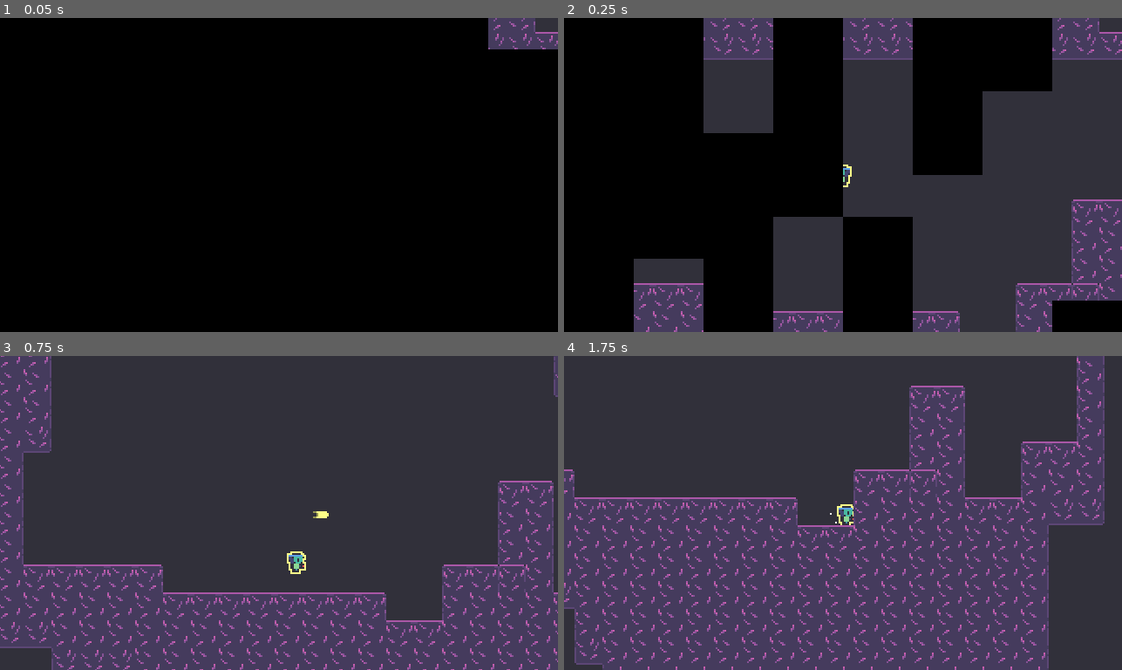
Above: before the commit, frames 1-4 (two rows, left to right).
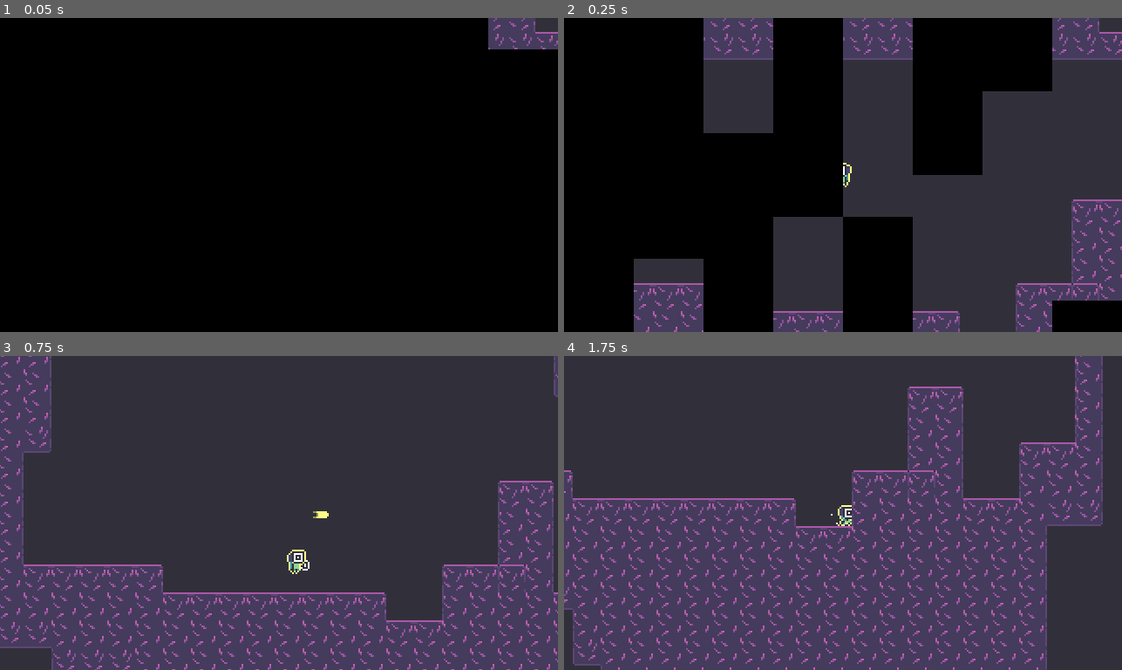
Above: after the commit, the same moments.

Repository: voithos/coloroid
Game: Godot game, scene res://scenes/levels/demo.tscn
The game is run twice, just before and just after one commit, with the same random seed, the same clock (stepped at 60 frames per second) and the same inputs. Sound files missing from this copy of the repository are replaced by a short silence.
Inputs:
- Up to frame 1 (0.05 s): no input
- Up to frame 2 (0.25 s): no input
- Up to frame 3 (0.75 s): tap Enter at 0.5 s; hold Right (move_right) from 0.53 s (still down); tap Z (attack) at 0.6 s
- Up to frame 4 (1.75 s): keep holding Right (move_right); tap Space (jump) at 0.77, 1.52 s; tap X (roll) at 0.8, 1.35 s; tap Z (attack) at 1.55 s

Frame 1 is identical in both runs. In frame 2, less than 0.1% of the frame differs, in the area x 50-52%, y 46-54%; in frame 3, 0.2%; in frame 4, 10%, in the area x 0-97%, y 0-100%.

Commit message:
Create idle and run animations.

Diff:
--- a/scenes/outline.tres
+++ b/scenes/outline.tres
@@ -11,12 +11,12 @@
     float size_x = 1.0 / float(textureSize(TEXTURE, 0).x);
     float size_y = 1.0 / float(textureSize(TEXTURE, 0).y);
     vec4 sprite_color = texture(TEXTURE, UV);
-    float alphascale = -8.0;
+    float alphascale = -4.0;
     if (skip_top) {
-        alphascale += 3.0;
+        alphascale += 1.0;
     }
     if (skip_bottom) {
-        alphascale += 3.0;
+        alphascale += 1.0;
     }
     float alpha = alphascale * sprite_color.a;
     alpha += texture(TEXTURE, UV + vec2(size_x, 0)).a;
@@ -27,21 +27,13 @@
     if (!skip_bottom) {
         alpha += texture(TEXTURE, UV + vec2(0, -size_y)).a;
     }
-    // Outline the corners
-    if (!skip_top) {
-        alpha += texture(TEXTURE, UV + vec2(size_x, size_y)).a;
-        alpha += texture(TEXTURE, UV + vec2(-size_x, size_y)).a;
-    }
-    if (!skip_bottom) {
-        alpha += texture(TEXTURE, UV + vec2(-size_x, -size_y)).a;
-        alpha += texture(TEXTURE, UV + vec2(size_x, -size_y)).a;
-    }
+
     vec4 final_color = mix(sprite_color, outline_color, clamp(alpha, 0.0, 1.0));
     COLOR = vec4(final_color.rgb, clamp(abs(alpha) + sprite_color.a, 0.0, 1.0));
 }"
 
 [resource]
 shader = SubResource( 1 )
-shader_param/outline_color = null
+shader_param/outline_color = Color( 1, 1, 1, 1 )
 shader_param/skip_top = false
 shader_param/skip_bottom = false
--- a/scenes/player.gd
+++ b/scenes/player.gd
@@ -58,6 +58,7 @@
 func _ready():
     randomize()
     add_to_group("player")
+    _duplicate_materials()
 
     _maybe_jump_to_checkpoint()
 
@@ -74,6 +75,10 @@
 
     is_controllable = true
     $animation.play("idle")
+
+func _duplicate_materials():
+    $sprite.material = $sprite.material.duplicate()
+    #$gunsprite.material = $gunsprite.material.duplicate()
 
 func _maybe_jump_to_checkpoint():
     if checkpoint_store.has_checkpoint():
@@ -118,9 +123,8 @@
 func fire():
     var projectile =  projectile_scene.instance()
     var invec = _get_8dir_input_vector()
-    projectile.fire(invec)
+    projectile.fire(invec, current_cidx, current_color)
     projectile.global_position = global_position
-    projectile.modulate = current_color
     _add_sibling_below(projectile)
 
 func roll(delta):
@@ -130,6 +134,7 @@
     velocity.x = ROLL_HORIZONTAL_VEL * (1 - 2*int(facing_left))
     roll_timer = 0.0
     _set_color(colors.CWHITE)
+    $gunsprite.hide()
     if is_on_floor():
         _create_dust(false)
 
@@ -146,6 +151,7 @@
     is_rolling = false
     is_controllable = true
     $animation.play('idle')
+    $gunsprite.show()
     _maybe_pick_random_color()
 
 func _maybe_pick_random_color():
@@ -171,9 +177,11 @@
         squash_stretch_scale.x = lerp(squash_stretch_scale.x, 1.0, lerp_val)
         squash_stretch_scale.y = lerp(squash_stretch_scale.y, 1.0, lerp_val)
     $sprite.scale = squash_stretch_scale
+    $gunsprite.scale = squash_stretch_scale
 
 func _update_shader_params():
     $sprite.material.set_shader_param('outline_color', current_color)
+    #$gunsprite.material.set_shader_param('outline_color', current_color)
     # These don't work correctly
     #$sprite.material.set_shader_param('skip_top', is_on_ceiling())
     #$sprite.material.set_shader_param('skip_bottom', is_on_floor())
@@ -310,6 +318,7 @@
 
 func _update_sprite_flip():
     $sprite.flip_h = facing_left
+    $gunsprite.flip_h = facing_left
 
 func _walk_sfx(delta):
     if !is_on_floor() or !is_moving:
--- a/scenes/player.tscn
+++ b/scenes/player.tscn
@@ -1,9 +1,10 @@
-[gd_scene load_steps=10 format=2]
+[gd_scene load_steps=11 format=2]
 
 [ext_resource path="res://scenes/player_camera.gd" type="Script" id=1]
 [ext_resource path="res://assets/player/player.png" type="Texture" id=2]
 [ext_resource path="res://scenes/player.gd" type="Script" id=3]
 [ext_resource path="res://scenes/outline.tres" type="Material" id=4]
+[ext_resource path="res://assets/player/player_gun.png" type="Texture" id=5]
 
 [sub_resource type="Animation" id=2]
 length = 0.001
@@ -46,6 +47,9 @@
 
 [sub_resource type="Animation" id=3]
 resource_name = "idle"
+length = 0.666667
+loop = true
+step = 0.0833333
 tracks/0/type = "value"
 tracks/0/path = NodePath("sprite:texture")
 tracks/0/interp = 1
@@ -65,10 +69,10 @@
 tracks/1/imported = false
 tracks/1/enabled = true
 tracks/1/keys = {
-"times": PoolRealArray( 0 ),
-"transitions": PoolRealArray( 1 ),
+"times": PoolRealArray( 0, 0.5, 0.666667 ),
+"transitions": PoolRealArray( 1, 1, 1 ),
 "update": 0,
-"values": [ Vector2( 0, 0 ) ]
+"values": [ Vector2( 0, 0 ), Vector2( 3, 0 ), Vector2( 3, 0 ) ]
 }
 
 [sub_resource type="Animation" id=5]
@@ -127,6 +131,9 @@
 
 [sub_resource type="Animation" id=4]
 resource_name = "run"
+length = 0.75
+loop = true
+step = 0.0833333
 tracks/0/type = "value"
 tracks/0/path = NodePath("sprite:texture")
 tracks/0/interp = 1
@@ -146,19 +153,23 @@
 tracks/1/imported = false
 tracks/1/enabled = true
 tracks/1/keys = {
-"times": PoolRealArray( 0 ),
-"transitions": PoolRealArray( 1 ),
+"times": PoolRealArray( 0, 0.666667, 0.75 ),
+"transitions": PoolRealArray( 1, 1, 1 ),
 "update": 0,
-"values": [ Vector2( 0, 1 ) ]
+"values": [ Vector2( 0, 1 ), Vector2( 8, 1 ), Vector2( 8, 1 ) ]
 }
 
 [node name="player" type="KinematicBody2D"]
 collision_mask = 2
 script = ExtResource( 3 )
 
+[node name="gunsprite" type="Sprite" parent="."]
+texture = ExtResource( 5 )
+
 [node name="sprite" type="Sprite" parent="."]
 material = ExtResource( 4 )
 texture = ExtResource( 2 )
+hframes = 9
 vframes = 4
 
 [node name="animation" type="AnimationPlayer" parent="."]
@@ -169,7 +180,7 @@
 anims/run = SubResource( 4 )
 
 [node name="shape" type="CollisionPolygon2D" parent="."]
-polygon = PoolVector2Array( -2, 6, 2, 6, 2, 4, 4, 4, 4, -4, -3, -4, -3, 4, -2, 4 )
+polygon = PoolVector2Array( -3, 6, 3, 6, 3, -5, -3, -5 )
 
 [node name="player_camera" type="Camera2D" parent="."]
 current = true
--- a/scenes/projectile.gd
+++ b/scenes/projectile.gd
@@ -5,10 +5,13 @@
 
 var velocity = Vector2.ZERO
 var distance = 0.0
+var current_cidx = 0
 
-func fire(vel: Vector2):
+func fire(vel: Vector2, cidx: int, color: Color):
     velocity = vel
     rotation = vel.angle()
+    current_cidx = cidx
+    modulate = color
 
 func _physics_process(delta):
     position += velocity * speed * delta
@@ -16,10 +19,10 @@
     if distance > projectile_range:
         queue_free()
 
-func _on_hitbox_area_entered(area):
+func _on_hitbox_area_entered(_area):
     _explode()
 
-func _on_hitbox_body_entered(body):
+func _on_hitbox_body_entered(_body):
     _explode()
 
 func _explode():
Binary file changed: assets/player/player.aseprite
Binary file changed: assets/player/player.png
Binary file added: assets/player/player_gun.aseprite
Binary file added: assets/player/player_gun.png
Not shown, added: assets/player/player_gun.png.import
